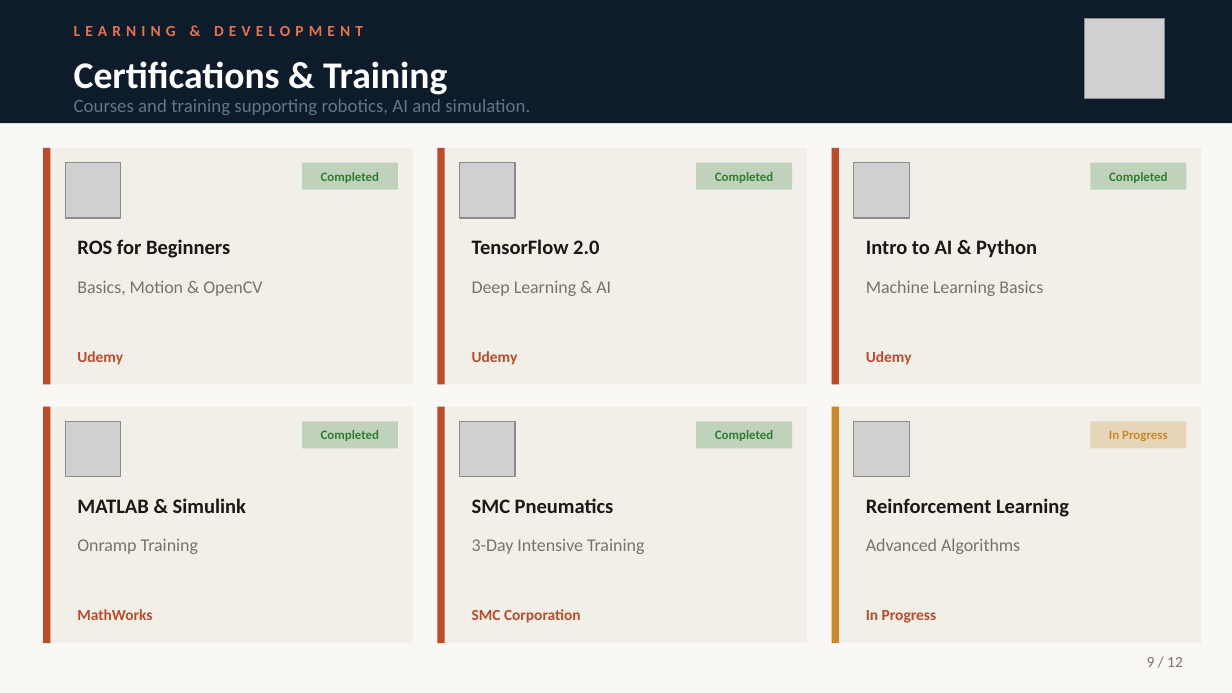
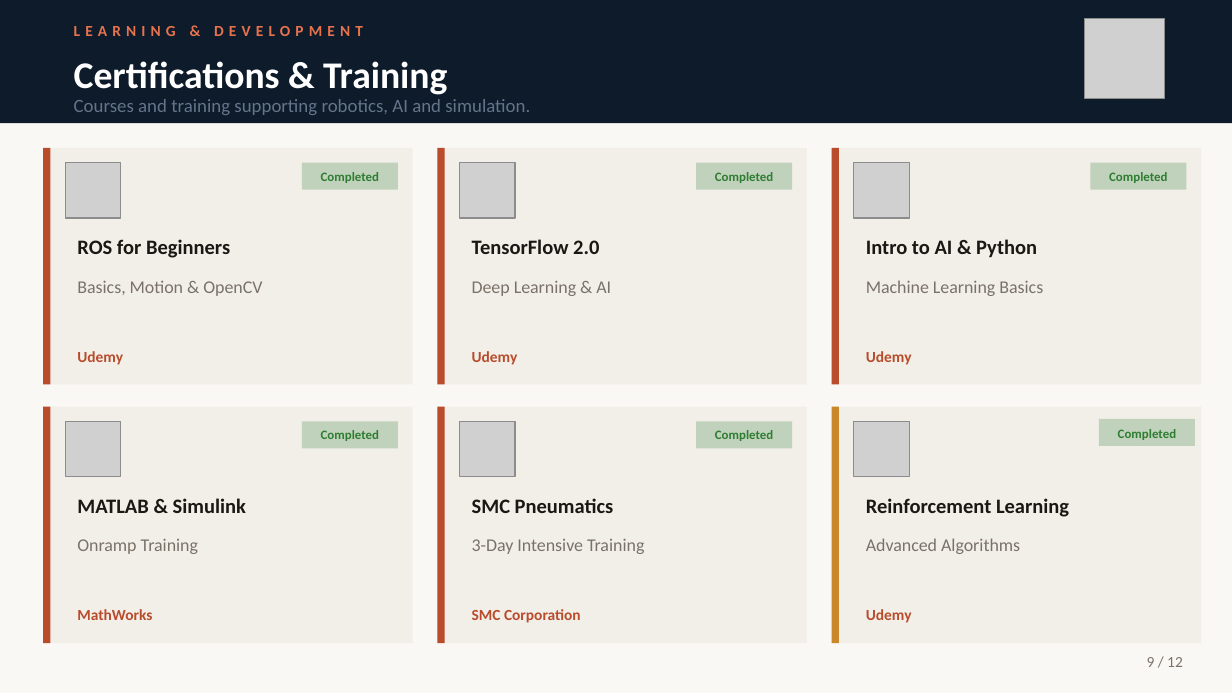
Before and after one commit to sahil86469/sahil86469.github.io, a slide deck: slide 9 of docs/Sahil_Ahamed_Shaik_Portfolio.pptx. Drawn at 1232x693 pixels with LibreOffice and Linux fonts; fonts in the diff are those of the drawing; grey boxes stand for pictures. Boxes give left, top, right and bottom in pixels: in the first picture for what was removed or moved away, otherwise in the second. Text is boxed around its words. In the diff, an @@ line names an element or a change of style, - is before the commit and + after.

```diff
--- a/docs/Sahil_Ahamed_Shaik_Portfolio.pptx
+++ b/docs/Sahil_Ahamed_Shaik_Portfolio.pptx
@@ rectangle: place and size @@
-rectangle at (1090,421,1186,448)
+rectangle at (1099,419,1195,446)
@@ rectangle at (1099,419,1195,446): fill #C9892A at 25% opacity to #2E7D32 at 25% opacity @@
@@ text removed at (1109,430,1168,441) @@
-In Progress
@@ text added at (1118,429,1177,440), 7.5 pt, text #2E7D32, bold @@
+Completed
@@ text at (866,609,912,623): text changed @@
-In Progress
+Udemy
```
